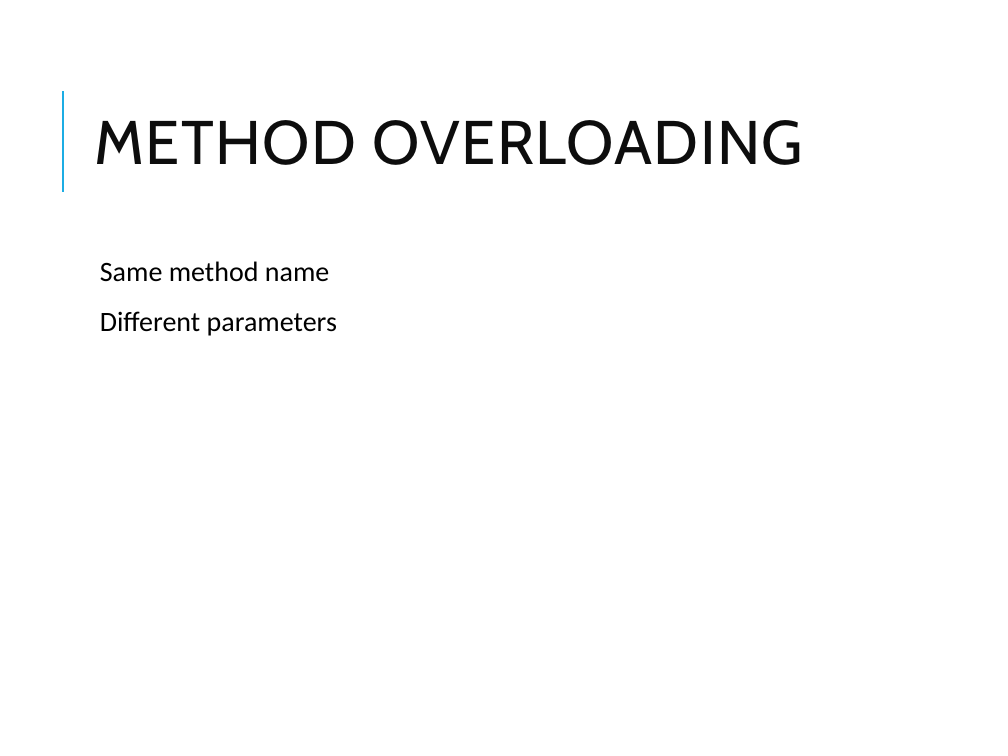
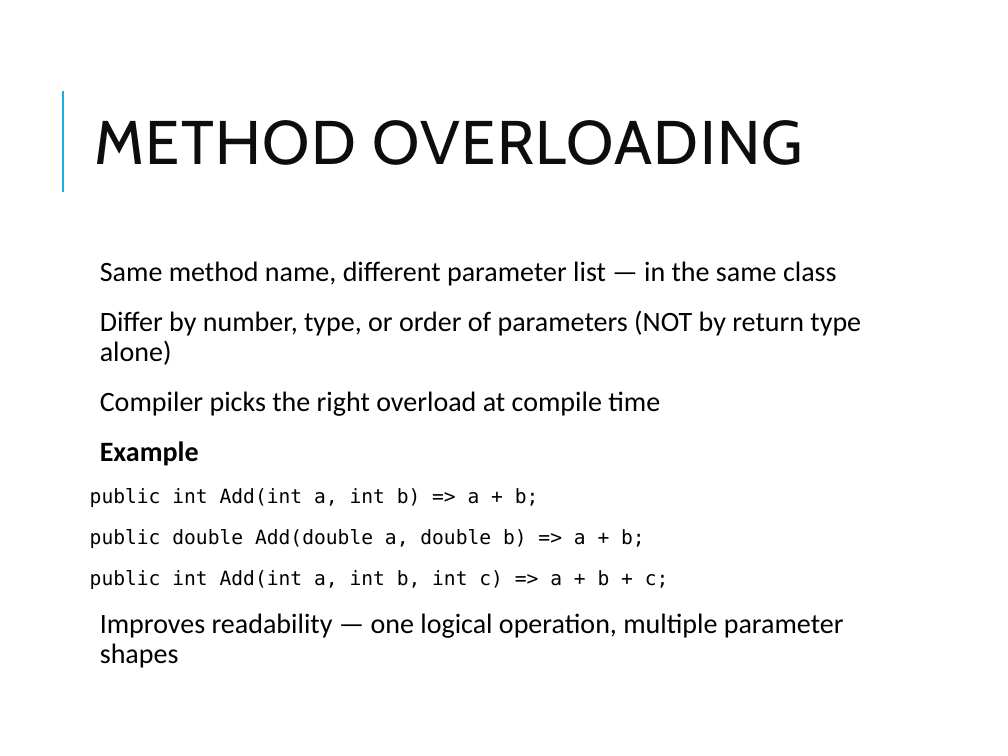
Before and after one commit to vikash-verma-profile/dotnet-epsilon-2026-May, a slide deck: slide 27 of Day-2/OOP_CSharp.pptx (slide 17 before the commit). Drawn at 1008x756 pixels with LibreOffice and Linux fonts; fonts in the diff are those of the drawing. Boxes give left, top, right and bottom in pixels: in the first picture for what was removed or moved away, otherwise in the second. Text is boxed around its words. In the diff, an @@ line names an element or a change of style, - is before the commit and + after.

```diff
--- a/Day-2/OOP_CSharp.pptx
+++ b/Day-2/OOP_CSharp.pptx
@@ text at bbox=[90, 261, 861, 668]: text changed @@
-  Same method name
-  Different parameters
+  Same method name, different parameter list — in the same class
+  Differ by number, type, or order of parameters (NOT by return type alone)
+  Compiler picks the right overload at compile time
+  Example
+public int Add(int a, int b) => a + b;
+public double Add(double a, double b) => a + b;
+public int Add(int a, int b, int c) => a + b + c;
+  Improves readability — one logical operation, multiple parameter shapes
```
Also in this commit, not shown: 19 other slides changed, 13 slides added, 1 slide removed, 9 other files.
